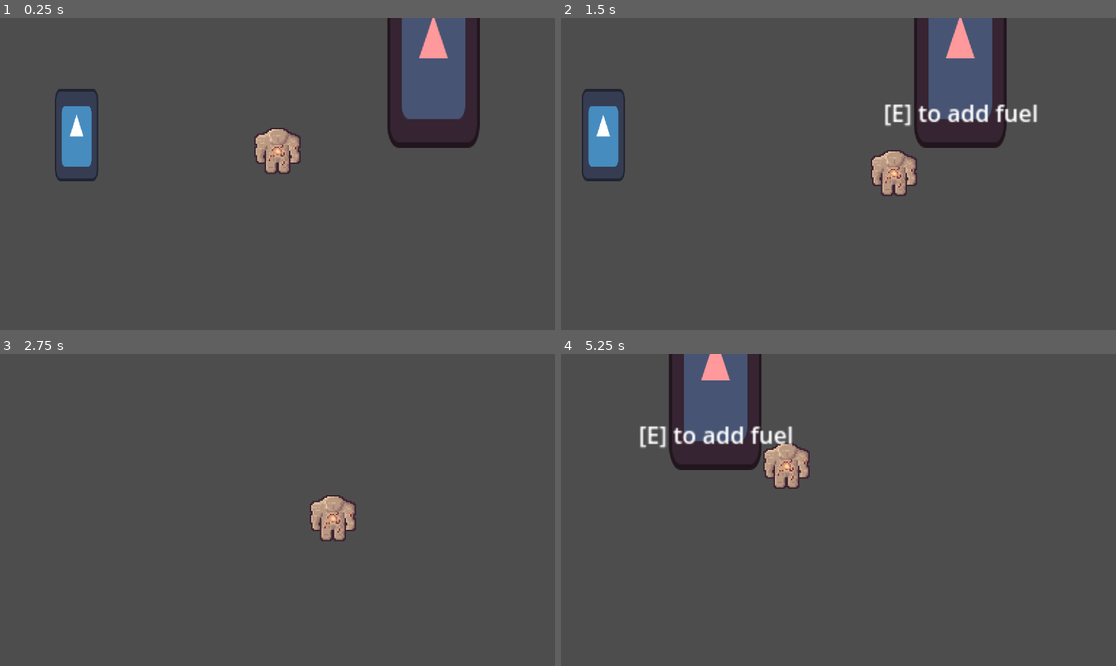
Above: before the commit, frames 1-4 (two rows, left to right).
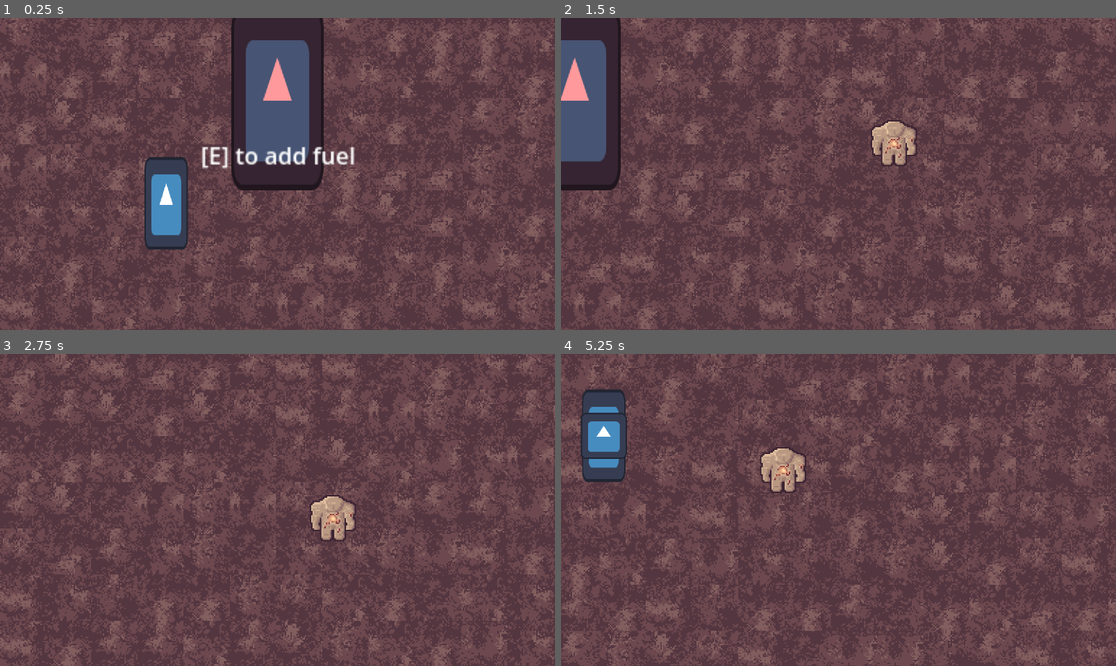
Above: after the commit, the same moments.

Repository: ShadowDragon5/eclipse
Game: Godot game, scene res://scenes/world.tscn
Two runs of this game, one before a commit and one after it. Both use one fixed random seed, a clock stepped at 60 frames per second and the inputs below. The engine's default icon, where the game draws it, is replaced by a stand-in: a white triangle on a blue panel in a dark square.
Inputs (mouse positions are in pixels of both pictures, inside the frame that each line leads up to):
- Up to frame 1 (0.25 s): no input
- Up to frame 2 (1.5 s): tap Enter at 0.5 s; move the mouse to (960, 158) at 0.52 s; hold Right (ui_right) 0.53-1.28 s; hold E (interact) 0.53-1.28 s; click (960, 158) at 0.67 s; move the mouse to (727, 189) at 1.27 s; hold Down (ui_down) from 1.28 s (still down); tap E (interact) at 1.35 s
- Up to frame 3 (2.75 s): move the mouse to (333, 441) at 2.02 s; release Down (ui_down) at 2.03 s; hold Right (ui_right) from 2.03 s (still down); hold E (interact) from 2.03 s (still down)
- Up to frame 4 (5.25 s): move the mouse to (810, 572) at 2.77 s; release Right (ui_right) at 2.78 s; release E (interact) at 2.78 s; hold Up (ui_up) 2.78-3.53 s; tap E (interact) at 2.85, 4.35 s; click (810, 572) at 2.92 s; move the mouse to (1005, 556) at 3.52 s; hold E (interact) 3.53-4.28 s; hold Left (ui_left) 3.53-5.03 s; move the mouse to (672, 463) at 4.27 s; move the mouse to (866, 510) at 5.02 s; hold Down (ui_down) from 5.03 s (still down); hold E (interact) from 5.03 s (still down); click (866, 510) at 5.17 s

The runs differ from the first frame. In frame 1, 57% of the frame differs, in the area x 0-100%, y 0-100%; in frame 2, 54%; in frame 3, 46%; in frame 4, 51%.

Commit message:
Added Background
still needs to be refined, to make tiles connect correctly, but auto generates 200*200  area of randomly selected tiles

Diff:
--- a/scenes/world.tscn
+++ b/scenes/world.tscn
@@ -1,9 +1,10 @@
-[gd_scene load_steps=6 format=3 uid="uid://dweclt0lai76f"]
+[gd_scene load_steps=10 format=3 uid="uid://dweclt0lai76f"]
 
 [ext_resource type="PackedScene" uid="uid://do75wfv0w21ve" path="res://scenes/objects/player.tscn" id="1_s6c5f"]
 [ext_resource type="PackedScene" uid="uid://b1wregi0mcmvb" path="res://scenes/dead_tree.tscn" id="2_p4q78"]
 [ext_resource type="PackedScene" uid="uid://ctgdttjc0ga8d" path="res://scenes/brazier.tscn" id="3_0hyf1"]
-
+[ext_resource type="Texture2D" path="res://assets/sprites/background.png" id="4_5u4fr"]
+[ext_resource type="Script" path="res://scripts/Background.gd" id="5_kiald"]
 
 [sub_resource type="WorldBoundaryShape2D" id="WorldBoundaryShape2D_hk4ig"]
 distance = -1.0
@@ -11,34 +12,65 @@
 [sub_resource type="WorldBoundaryShape2D" id="WorldBoundaryShape2D_yit4r"]
 normal = Vector2(2.08165e-12, 1)
 
+[sub_resource type="TileSetAtlasSource" id="TileSetAtlasSource_ra1yg"]
+texture = ExtResource("4_5u4fr")
+texture_region_size = Vector2i(32, 32)
+0:0/0 = 0
+1:0/0 = 0
+2:0/0 = 0
+3:0/0 = 0
+4:0/0 = 0
+5:0/0 = 0
+6:0/0 = 0
+7:0/0 = 0
+8:0/0 = 0
+9:0/0 = 0
+10:0/0 = 0
+11:0/0 = 0
+12:0/0 = 0
+13:0/0 = 0
+14:0/0 = 0
+15:0/0 = 0
+
+[sub_resource type="TileSet" id="TileSet_58fxl"]
+tile_size = Vector2i(32, 32)
+sources/0 = SubResource("TileSetAtlasSource_ra1yg")
+
 [node name="World" type="Node2D"]
 texture_filter = 1
 
 [node name="player" parent="." instance=ExtResource("1_s6c5f")]
-position = Vector2(308, 216)
 max_speed = 300
 accel = 700
 friction = 750
 
 [node name="StaticBody2D" type="StaticBody2D" parent="."]
-position = Vector2(367, 646)
+position = Vector2(0, 200)
 
 [node name="CollisionShape2D" type="CollisionShape2D" parent="StaticBody2D"]
 position = Vector2(2.08165e-12, 2.08165e-12)
 shape = SubResource("WorldBoundaryShape2D_hk4ig")
 
 [node name="StaticBody2D3" type="StaticBody2D" parent="."]
-position = Vector2(206, 41)
+position = Vector2(0, -200)
 
 [node name="CollisionShape2D" type="CollisionShape2D" parent="StaticBody2D3"]
-position = Vector2(51, -42)
 shape = SubResource("WorldBoundaryShape2D_yit4r")
 
 [node name="dead_tree" parent="." instance=ExtResource("2_p4q78")]
-position = Vector2(169, 221)
+position = Vector2(-77, 41)
 
 [node name="dead_tree2" parent="." instance=ExtResource("2_p4q78")]
-position = Vector2(294, -34)
+position = Vector2(163, -167)
 
 [node name="Brazier" parent="." instance=ExtResource("3_0hyf1")]
-position = Vector2(416, 198)
+
+[node name="Background" type="TileMap" parent="."]
+z_index = -1
+tile_set = SubResource("TileSet_58fxl")
+format = 2
+layer_0/name = "1"
+layer_0/tile_data = PackedInt32Array(0, 0, 0, 65537, 0, 0, 131074, 0, 0, 196611, 0, 0, 131076, 0, 0, 65541, 0, 0, 6, 0, 0)
+layer_1/name = "2"
+layer_1/tile_data = PackedInt32Array()
+script = ExtResource("5_kiald")
--- /dev/null
+++ b/scripts/Background.gd
@@ -0,0 +1,16 @@
+extends TileMap
+
+@onready var player = get_tree().get_first_node_in_group("player")
+
+
+# Called when the node enters the scene tree for the first time.
+func _ready():
+	for i in range(-100,100):
+		for j in range (-100,100):
+			set_cell(0,Vector2i(i,j),0,Vector2i(randi_range(0,15),0),0)
+
+
+
+# Called every frame. 'delta' is the elapsed time since the previous frame.
+func _process(delta):
+	pass
